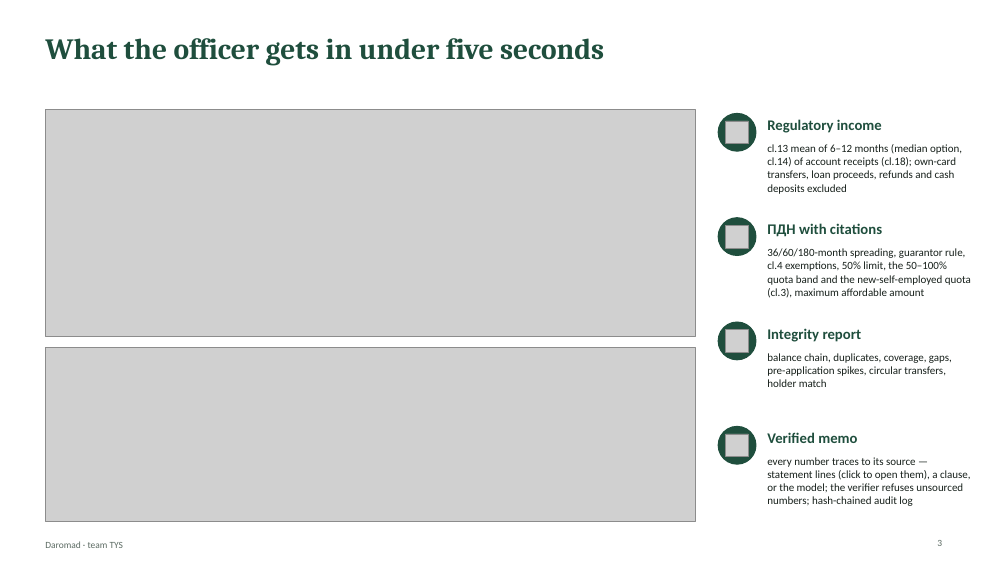
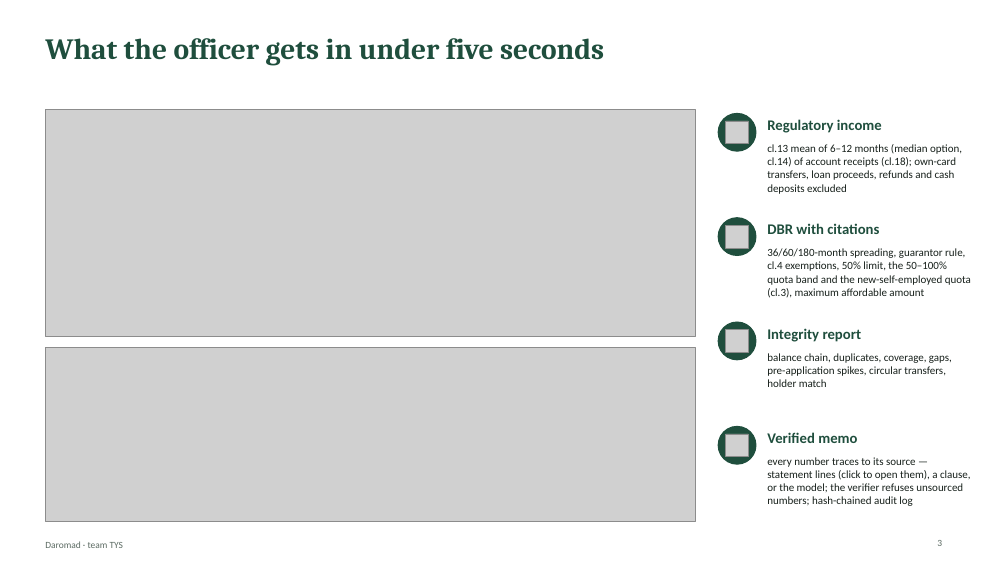
Before and after one commit to hmunisbekk-droid/TYS-fintech, a slide deck: slide 3 of deck/Daromad_TYS_deck.pptx. Drawn at 1008x567 pixels with LibreOffice and Linux fonts; fonts in the diff are those of the drawing; grey boxes stand for pictures. Boxes give left, top, right and bottom in pixels: in the first picture for what was removed or moved away, otherwise in the second. Text is boxed around its words. In the diff, an @@ line names an element or a change of style, - is before the commit and + after.

```diff
--- a/deck/Daromad_TYS_deck.pptx
+++ b/deck/Daromad_TYS_deck.pptx
@@ text at <box>767,223,879,234</box>: text changed @@
-ПДН with citations
+DBR with citations
```
Also in this commit, not shown: 7 other slides changed, 3 slides removed, 20 other files.
